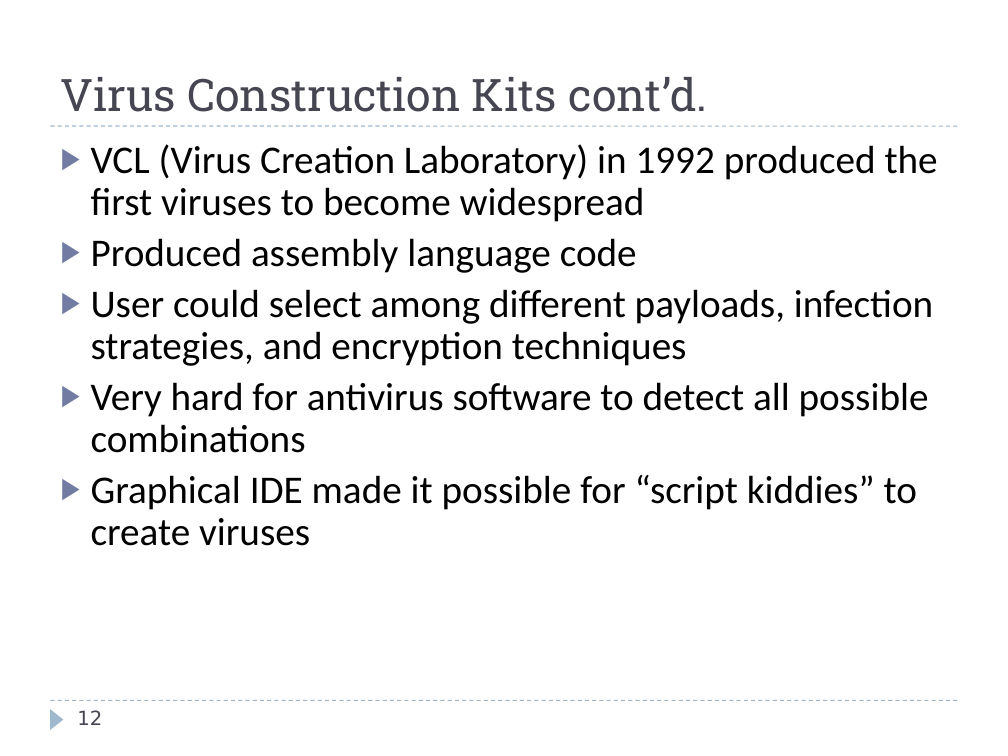
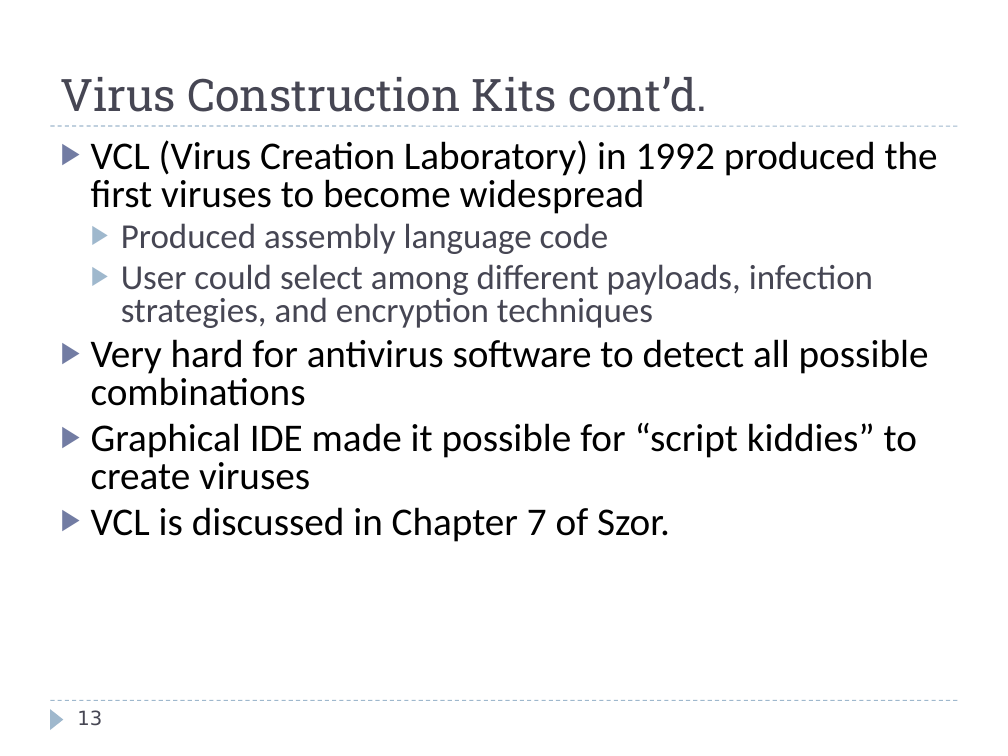
Before and after one commit to harrisonwl/harrisonwl.github.io, a slide deck: slide 13 of assets/courses/malware/spring2017/slides/week02/Terminology.ppt (slide 12 before the commit). Drawn at 1008x756 pixels with LibreOffice and Linux fonts; fonts in the diff are those of the drawing; background and template pictures are left out. Boxes give left, top, right and bottom in pixels: in the first picture for what was removed or moved away, otherwise in the second. Text is boxed around its words. In the diff, an @@ line names an element or a change of style, - is before the commit and + after.

```diff
--- a/assets/courses/malware/spring2017/slides/week02/Terminology.ppt
+++ b/assets/courses/malware/spring2017/slides/week02/Terminology.ppt
@@ text at (91,140,938,490): size 28 to 25 pt, text colour #000000 to #464653 in "Produced assembly language code", "User could select among different payloads, infection ..."; line spacing 0.9 to 0.8; list level 1 to 2 in "Produced assembly language code"; bullet colour #727CA3 to #9FB8CD; list level 1 to 2 in "User could select among different ..." @@
@@ text at (91,507,670,542): paragraph added @@
+▶ VCL is discussed in Chapter 7 of Szor.
@@ page number at (77,710,102,726): text changed @@
-12
+13
```
Also in this commit, not shown: 16 other slides changed, 1 slide added, 12 other files.
